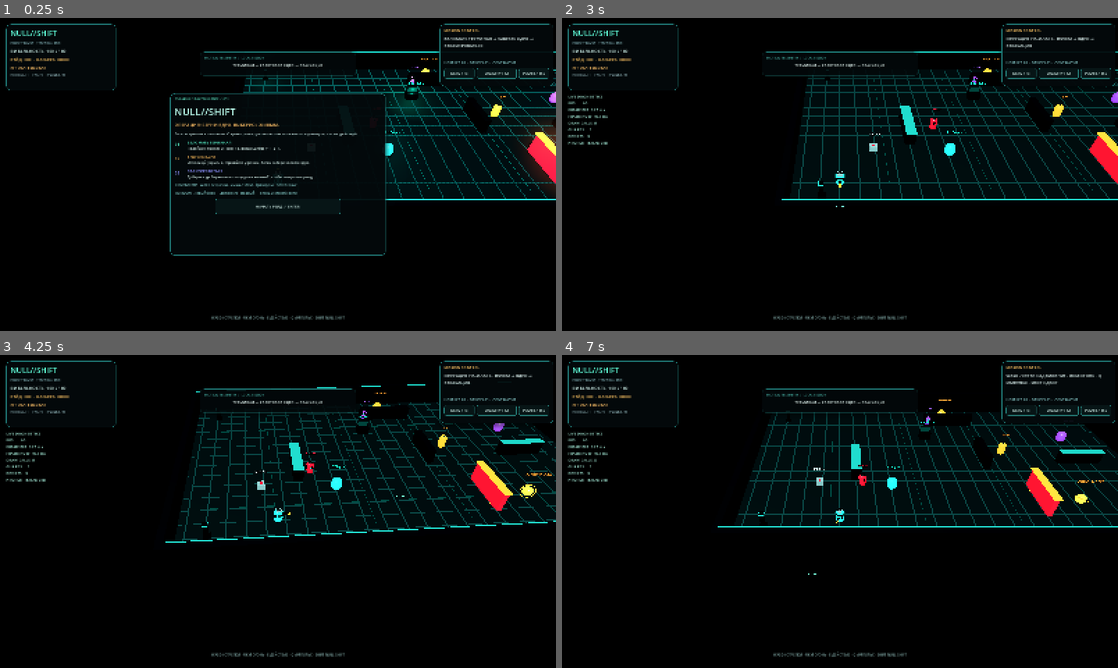
Above: before the commit, frames 1-4 (two rows, left to right).
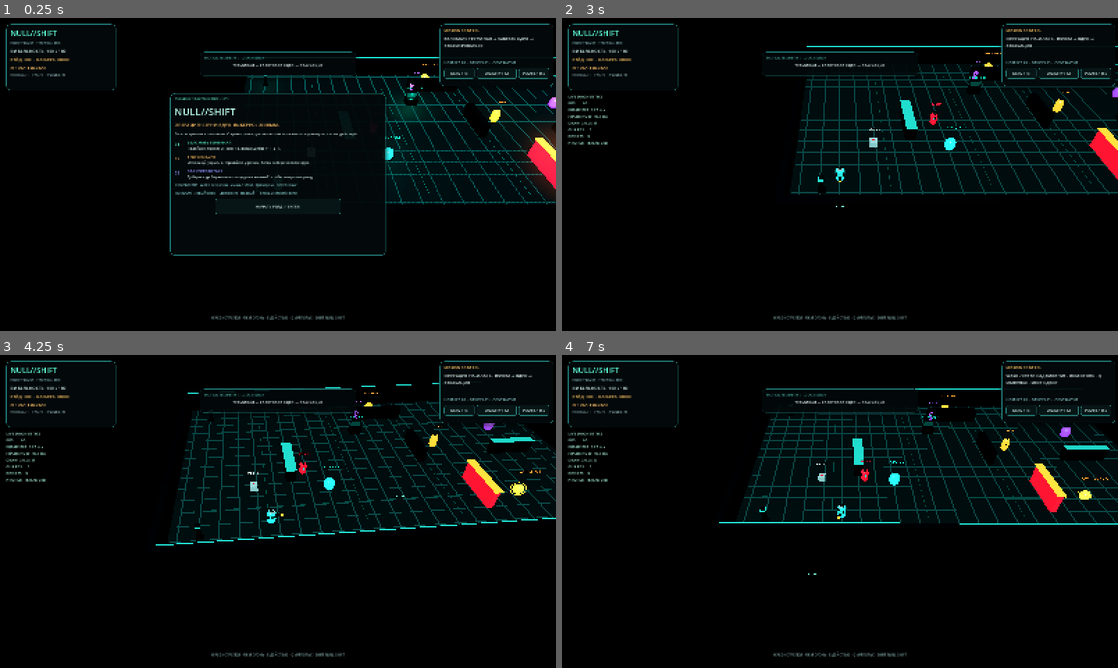
Above: after the commit, the same moments.

Repository: HADJAL001/osgard-world
Game: Godot game, scene res://scenes/main.tscn
Two runs of this game, one before a commit and one after it. Both use one fixed random seed, a clock stepped at 60 frames per second and the inputs below.
Inputs (mouse positions are in pixels of both pictures, inside the frame that each line leads up to):
- Up to frame 1 (0.25 s): no input
- Up to frame 2 (3 s): click "DIAG / F3" at 0.5 s; click "QUALITY / F2" at 1.25 s; click "PAUSE / ESC" at 2 s; click "НАЧАТЬ РЕЙД / ENTER" at 2.75 s
- Up to frame 3 (4.25 s): tap Enter at 3.5, 3.6 s; move the mouse to (400, 495) at 3.52 s; hold Right from 3.53 s (still down); click (400, 495) at 3.67 s; tap Space at 3.77 s
- Up to frame 4 (7 s): move the mouse to (728, 527) at 4.27 s; release Right at 4.28 s; hold Down 4.28-5.03 s; tap Keypad Enter at 4.35 s; tap Space at 4.52, 6.77 s; move the mouse to (895, 442) at 5.02 s; hold Right 5.03-5.75 s; tap H at 5.1 s; click "НАЧАТЬ РЕЙД / ENTER" at 5.75 s; move the mouse to (812, 574) at 6.52 s; hold Up from 6.53 s (still down); tap E at 6.6 s; click (812, 574) at 6.67 s

The runs differ from the first frame. In frame 1, 4.3% of the frame differs, in the area x 43-100%, y 10-60%; in frame 2, 6.7%; in frame 3, 7.9%, in the area x 28-100%, y 8-61%; in frame 4, 7.5%.

Commit message:
Polish NULL SHIFT Godot responsive HUD and player feel

Diff:
--- a/godot/null-shift/scripts/main.gd
+++ b/godot/null-shift/scripts/main.gd
@@ -94,6 +94,21 @@
 var local_lights: Array[OmniLight3D] = []
 var fill_light: OmniLight3D
 var sound_button: Button
+var status_panel: PanelContainer
+var objective_panel: PanelContainer
+var mid_panel: PanelContainer
+var bottom_hint: Label
+var status_title: Label
+var status_subtitle: Label
+var status_shortcuts: Label
+var objective_title: Label
+var objective_actions: HBoxContainer
+var mobile_move_buttons: Array[Button] = []
+var mobile_move_spacers: Array[Control] = []
+var mobile_action_buttons: Array[Button] = []
+var touch_assisted_aim := false
+var last_layout_size := Vector2(-1.0, -1.0)
+var last_layout_touch := false
 var briefing_panel: PanelContainer
 var briefing_visible := false
 var briefing_scroll: ScrollContainer
@@ -1262,30 +1277,30 @@
 	hud_root.mouse_filter = Control.MOUSE_FILTER_IGNORE
 	layer.add_child(hud_root)
 
-	var status_panel := _make_panel(hud_root, Control.PRESET_TOP_LEFT, Rect2(18.0, 18.0, 316.0, 190.0))
+	status_panel = _make_panel(hud_root, Control.PRESET_TOP_LEFT, Rect2(18.0, 18.0, 316.0, 190.0))
 	var status_stack := _panel_stack(status_panel)
-	_label(status_stack, "NULL//SHIFT", 22, Color(0.38, 1.0, 0.86))
-	_label(status_stack, "PHASE TRANSIT  /  TACTICAL RAID", 9, Color(0.49, 0.67, 0.69))
+	status_title = _label(status_stack, "NULL//SHIFT", 22, Color(0.38, 1.0, 0.86))
+	status_subtitle = _label(status_stack, "PHASE TRANSIT  /  TACTICAL RAID", 9, Color(0.49, 0.67, 0.69))
 	health_label = _label(status_stack, "ВИТАЛЬНОСТЬ  100 / 100", 13, Color(0.86, 1.0, 0.97))
 	credits_label = _label(status_stack, "РЕЙД  000  ·  КАРЬЕРА  000", 12, Color(1.0, 0.77, 0.39))
 	threat_label = _label(status_stack, "УГРОЗА: ВЫСОКАЯ", 11, Color(1.0, 0.3, 0.38))
-	_label(status_stack, "ПОМОЩЬ / H  ·  FPS / F3  ·  ГРАФИКА / F2", 8, Color(0.48, 0.6, 0.62))
-
-	var objective_panel := _make_panel(hud_root, Control.PRESET_TOP_RIGHT, Rect2(-334.0, 18.0, 316.0, 178.0))
+	status_shortcuts = _label(status_stack, "ПОМОЩЬ / H  ·  FPS / F3  ·  ГРАФИКА / F2", 8, Color(0.48, 0.6, 0.62))
+
+	objective_panel = _make_panel(hud_root, Control.PRESET_TOP_RIGHT, Rect2(-334.0, 18.0, 316.0, 178.0))
 	var objective_stack := _panel_stack(objective_panel)
-	_label(objective_stack, "MISSION CONTROL", 11, Color(1.0, 0.77, 0.39))
+	objective_title = _label(objective_stack, "MISSION CONTROL", 11, Color(1.0, 0.77, 0.39))
 	objective_label = _label(objective_stack, objective_text, 12, Color(0.88, 0.96, 0.95))
 	objective_label.autowrap_mode = TextServer.AUTOWRAP_WORD_SMART
 	objective_label.custom_minimum_size = Vector2(285.0, 64.0)
 	telemetry_label = _label(objective_stack, "HOSTILES 03  ·  DEVICES 03  ·  CONTRACT 01", 10, Color(0.48, 0.72, 0.72))
-	var button_row := HBoxContainer.new()
-	button_row.add_theme_constant_override("separation", 6)
-	objective_stack.add_child(button_row)
-	_add_button(button_row, "DIAG / F3", func(): _toggle_diagnostics(), Vector2(88.0, 32.0))
-	_add_button(button_row, "QUALITY / F2", func(): _toggle_quality(), Vector2(115.0, 32.0))
-	_add_button(button_row, "PAUSE / ESC", func(): _set_pause(not paused_game), Vector2(88.0, 32.0))
-
-	var mid_panel := _make_panel(hud_root, Control.PRESET_CENTER_TOP, Rect2(-225.0, 98.0, 450.0, 68.0))
+	objective_actions = HBoxContainer.new()
+	objective_actions.add_theme_constant_override("separation", 6)
+	objective_stack.add_child(objective_actions)
+	_add_button(objective_actions, "DIAG / F3", func(): _toggle_diagnostics(), Vector2(88.0, 32.0))
+	_add_button(objective_actions, "QUALITY / F2", func(): _toggle_quality(), Vector2(115.0, 32.0))
+	_add_button(objective_actions, "PAUSE / ESC", func(): _set_pause(not paused_game), Vector2(88.0, 32.0))
+
+	mid_panel = _make_panel(hud_root, Control.PRESET_CENTER_TOP, Rect2(-225.0, 98.0, 450.0, 68.0))
 	mid_panel.modulate = Color(1.0, 1.0, 1.0, 0.92)
 	var mid_stack := _panel_stack(mid_panel)
 	_label(mid_stack, "TACTICAL TELEMETRY  /  LOCAL SESSION", 9, Color(0.34, 0.86, 0.8))
@@ -1301,7 +1316,7 @@
 	diagnostics_label.visible = false
 	diagnostics_label.autowrap_mode = TextServer.AUTOWRAP_WORD_SMART
 
-	var bottom_hint := _label(hud_root, "WASD / СТРЕЛКИ · ЛКМ ОГОНЬ · E ДЕЙСТВИЕ · Q ИМПУЛЬС · SHIFT NULL SHIFT", 10, Color(0.54, 0.71, 0.7))
+	bottom_hint = _label(hud_root, "WASD / СТРЕЛКИ · ЛКМ ОГОНЬ · E ДЕЙСТВИЕ · Q ИМПУЛЬС · SHIFT NULL SHIFT", 10, Color(0.54, 0.71, 0.7))
 	bottom_hint.set_anchors_and_offsets_preset(Control.PRESET_BOTTOM_WIDE)
 	bottom_hint.offset_left = 20.0
 	bottom_hint.offset_top = -45.0
@@ -1436,7 +1451,7 @@
 func _update_crosshair() -> void:
 	if not is_instance_valid(crosshair_root) or crosshair_parts.size() < 5:
 		return
-	var allowed := not mobile_controls_visible and not paused_game and not terminal_active and not mission_finished and not briefing_visible
+	var allowed := not touch_assisted_aim and not paused_game and not terminal_active and not mission_finished and not briefing_visible
 	allowed = allowed and not (is_instance_valid(loadout_panel) and loadout_panel.visible)
 	allowed = allowed and not (is_instance_valid(keypad_panel) and keypad_panel.visible)
 	crosshair_root.visible = allowed
@@ -1560,11 +1575,13 @@
 			var spacer := Control.new()
 			spacer.custom_minimum_size = Vector2(52.0, 38.0)
 			grid.add_child(spacer)
+			mobile_move_spacers.append(spacer)
 		else:
 			var arrow := "↑" if action == "up" else ("↓" if action == "down" else ("←" if action == "left" else "→"))
 			var button := _add_button(grid, arrow, func(): pass, Vector2(52.0, 38.0))
 			button.button_down.connect(_set_mobile_action.bind(action, true))
 			button.button_up.connect(_set_mobile_action.bind(action, false))
+			mobile_move_buttons.append(button)
 	mobile_action_panel = _make_panel(parent, Control.PRESET_BOTTOM_RIGHT, Rect2(-222.0, -218.0, 206.0, 202.0))
 	var action_stack := _panel_stack(mobile_action_panel)
 	_label(action_stack, "COMBAT / СИСТЕМЫ", 9, Color(0.38, 0.9, 0.82))
@@ -1583,6 +1600,7 @@
 		var action_button := _add_button(action_grid, item["label"], func(): pass, Vector2(84.0, 38.0))
 		action_button.button_down.connect(_set_mobile_action.bind(item["key"], true))
 		action_button.button_up.connect(_set_mobile_action.bind(item["key"], false))
+		mobile_action_buttons.append(action_button)
 	_add_button(action_stack, "МОДУЛИ", _toggle_loadout, Vector2(176.0, 31.0))
 	sound_button = _add_button(action_stack, "ЗВУК / ВКЛ" if sound_enabled else "ЗВУК / ВЫКЛ", _toggle_sound, Vector2(176.0, 29.0))
 
@@ -1605,8 +1623,15 @@
 
 func _update_mobile_layout() -> void:
 	var viewport_size: Vector2 = get_viewport().get_visible_rect().size
+	var touch_device: bool = DisplayServer.is_touchscreen_available()
+	if viewport_size.is_equal_approx(last_layout_size) and last_layout_touch == touch_device:
+		return
+	last_layout_size = viewport_size
+	last_layout_touch = touch_device
 	var width: float = viewport_size.x
-	mobile_controls_visible = width < 880.0 or DisplayServer.is_touchscreen_available()
+	var compact: bool = width < 880.0 or touch_device
+	mobile_controls_visible = compact
+	touch_assisted_aim = touch_device
 	if is_instance_valid(briefing_panel):
 		var panel_width: float = maxf(280.0, minf(620.0, viewport_size.x - 24.0))
 		var panel_height: float = maxf(260.0, minf(466.0, viewport_size.y - 24.0))
@@ -1614,10 +1639,95 @@
 		briefing_panel.offset_right = panel_width * 0.5
 		briefing_panel.offset_top = -panel_height * 0.5
 		briefing_panel.offset_bottom = panel_height * 0.5
-	if is_instance_valid(mobile_move_panel):
-		mobile_move_panel.visible = mobile_controls_visible
-	if is_instance_valid(mobile_action_panel):
-		mobile_action_panel.visible = mobile_controls_visible
+	if compact:
+		status_panel.offset_left = 10.0
+		status_panel.offset_top = 10.0
+		status_panel.offset_right = width - 10.0
+		status_panel.offset_bottom = 126.0
+		status_title.add_theme_font_size_override("font_size", 18)
+		status_subtitle.visible = false
+		status_shortcuts.visible = false
+		health_label.add_theme_font_size_override("font_size", 11)
+		credits_label.add_theme_font_size_override("font_size", 10)
+		threat_label.add_theme_font_size_override("font_size", 10)
+		objective_panel.anchor_left = 0.0
+		objective_panel.anchor_right = 1.0
+		objective_panel.anchor_top = 0.0
+		objective_panel.anchor_bottom = 0.0
+		objective_panel.offset_left = 10.0
+		objective_panel.offset_right = -10.0
+		objective_panel.offset_top = 134.0
+		objective_panel.offset_bottom = 204.0
+		objective_title.visible = false
+		telemetry_label.visible = false
+		objective_actions.visible = false
+		objective_label.add_theme_font_size_override("font_size", 11)
+		objective_label.custom_minimum_size = Vector2(maxf(240.0, width - 52.0), 34.0)
+		mid_panel.visible = false
+		bottom_hint.visible = false
+		_layout_compact_controls(viewport_size)
+	else:
+		status_panel.set_anchors_and_offsets_preset(Control.PRESET_TOP_LEFT)
+		status_panel.offset_left = 18.0
+		status_panel.offset_top = 18.0
+		status_panel.offset_right = 334.0
+		status_panel.offset_bottom = 208.0
+		status_title.add_theme_font_size_override("font_size", 22)
+		status_subtitle.visible = true
+		status_shortcuts.visible = true
+		health_label.add_theme_font_size_override("font_size", 13)
+		credits_label.add_theme_font_size_override("font_size", 12)
+		threat_label.add_theme_font_size_override("font_size", 11)
+		objective_panel.set_anchors_and_offsets_preset(Control.PRESET_TOP_RIGHT)
+		objective_panel.offset_left = -334.0
+		objective_panel.offset_top = 18.0
+		objective_panel.offset_right = -18.0
+		objective_panel.offset_bottom = 196.0
+		objective_title.visible = true
+		telemetry_label.visible = true
+		objective_actions.visible = true
+		objective_label.add_theme_font_size_override("font_size", 12)
+		objective_label.custom_minimum_size = Vector2(285.0, 64.0)
+		mid_panel.visible = true
+		bottom_hint.visible = true
+		mobile_move_panel.offset_left = 16.0
+		mobile_move_panel.offset_right = 234.0
+		mobile_move_panel.offset_top = -218.0
+		mobile_move_panel.offset_bottom = -16.0
+		mobile_action_panel.offset_left = -222.0
+		mobile_action_panel.offset_right = -16.0
+		mobile_action_panel.offset_top = -218.0
+		mobile_action_panel.offset_bottom = -16.0
+		for button in mobile_move_buttons:
+			button.custom_minimum_size = Vector2(52.0, 38.0)
+		for spacer in mobile_move_spacers:
+			spacer.custom_minimum_size = Vector2(52.0, 38.0)
+		for button in mobile_action_buttons:
+			button.custom_minimum_size = Vector2(84.0, 38.0)
+	mobile_move_panel.visible = compact
+	mobile_action_panel.visible = compact
+
+func _layout_compact_controls(viewport_size: Vector2) -> void:
+	var width: float = viewport_size.x
+	var move_width: float = clampf(width * 0.44, 142.0, 218.0)
+	var action_width: float = clampf(width * 0.47, 150.0, 206.0)
+	mobile_move_panel.offset_left = 8.0
+	mobile_move_panel.offset_right = 8.0 + move_width
+	mobile_move_panel.offset_top = -178.0
+	mobile_move_panel.offset_bottom = -8.0
+	mobile_action_panel.offset_left = -8.0 - action_width
+	mobile_action_panel.offset_right = -8.0
+	mobile_action_panel.offset_top = -202.0
+	mobile_action_panel.offset_bottom = -8.0
+	var move_size: float = 36.0 if width < 400.0 else (44.0 if width < 520.0 else 52.0)
+	var move_button_height: float = 32.0 if width < 400.0 else 36.0
+	for button in mobile_move_buttons:
+		button.custom_minimum_size = Vector2(move_size, move_button_height)
+	for spacer in mobile_move_spacers:
+		spacer.custom_minimum_size = Vector2(move_size, move_button_height)
+	var action_button_width: float = floor((action_width - 32.0) * 0.5)
+	for button in mobile_action_buttons:
+		button.custom_minimum_size = Vector2(action_button_width, 34.0)
 
 func _refresh_loadout() -> void:
 	if not is_instance_valid(loadout_panel):
@@ -1662,8 +1772,18 @@
 	if not is_instance_valid(player) or not is_instance_valid(camera):
 		return
 	var target := player.global_position + Vector3(0.0, 23.5, 24.5)
-	camera.global_position = camera.global_position.lerp(target, clampf(delta * 3.6, 0.0, 1.0))
-	camera.look_at(player.global_position + Vector3(0.0, 0.55, 0.0), Vector3.UP)
+	var follow_weight: float = 1.0 - exp(-delta * 4.25)
+	camera_follow_position = camera_follow_position.lerp(target, clampf(follow_weight, 0.0, 1.0))
+	var shake_fade: float = clampf(camera_shake_timer / maxf(0.001, camera_shake_duration), 0.0, 1.0)
+	var shake_amount: float = camera_shake_strength * shake_fade
+	var shake := Vector3(
+		sin(scene_clock * 53.0) * shake_amount,
+		sin(scene_clock * 37.0) * shake_amount * 0.42,
+		cos(scene_clock * 43.0) * shake_amount * 0.62
+	)
+	camera.global_position = camera_follow_position + shake
+	var aim_lead := Vector3(player_aim.x, 0.0, player_aim.z).normalized() * 0.7
+	camera.look_at(player.global_position + Vector3(0.0, 0.55, 0.0) + aim_lead, Vector3.UP)
 
 func _update_player_material() -> void:
 	if not is_instance_valid(player):
@@ -1679,6 +1799,12 @@
 		suit.material_override = materials["cyan"]
 
 func _animate_world(delta: float) -> void:
+	if is_instance_valid(operator_rig) and is_instance_valid(player):
+		var walking: float = player.velocity.length()
+		var bob_speed: float = 10.0 if walking > 0.35 else 1.8
+		var bob_amount: float = 0.042 if walking > 0.35 else 0.012
+		operator_rig.position.y = sin(scene_clock * bob_speed) * bob_amount
+		operator_rig.rotation.z = clampf(-player.velocity.x / PLAYER_SPEED * 0.045, -0.055, 0.055)
 	if is_instance_valid(core_ring) and quantum_core.visible:
 		core_ring.rotate_y(delta * 1.2)
 		core_ring.rotate_x(sin(scene_clock * 0.8) * delta * 0.25)
--- a/godot/null-shift/tests/runtime_smoke.gd
+++ b/godot/null-shift/tests/runtime_smoke.gd
@@ -41,6 +41,11 @@
 		return
 	game._screen_impulse(0.2, 0.25)
 	if not _expect(game.camera_shake_timer > 0.0 and game.camera_shake_strength >= 0.2, "camera impact response must be measurable"):
+		return
+	game._layout_compact_controls(Vector2(320.0, 640.0))
+	if not _expect(is_equal_approx(game.mobile_move_panel.offset_right - game.mobile_move_panel.offset_left, 142.0), "320px layout must constrain the movement panel"):
+		return
+	if not _expect(is_equal_approx(game.mobile_action_panel.offset_right - game.mobile_action_panel.offset_left, 150.0) and is_equal_approx(game.mobile_action_buttons[0].custom_minimum_size.x, 59.0), "320px layout must size combat buttons to the viewport"):
 		return
 	var saved_position: Vector3 = game.player.global_position
 	game.player.global_position = Vector3(0.0, 0.82, 0.0)
Not shown, changed: docs/04_NULL_SHIFT_GAME_DESIGN.md
Not shown, changed: scripts/null-shift-godot-smoke.mjs
